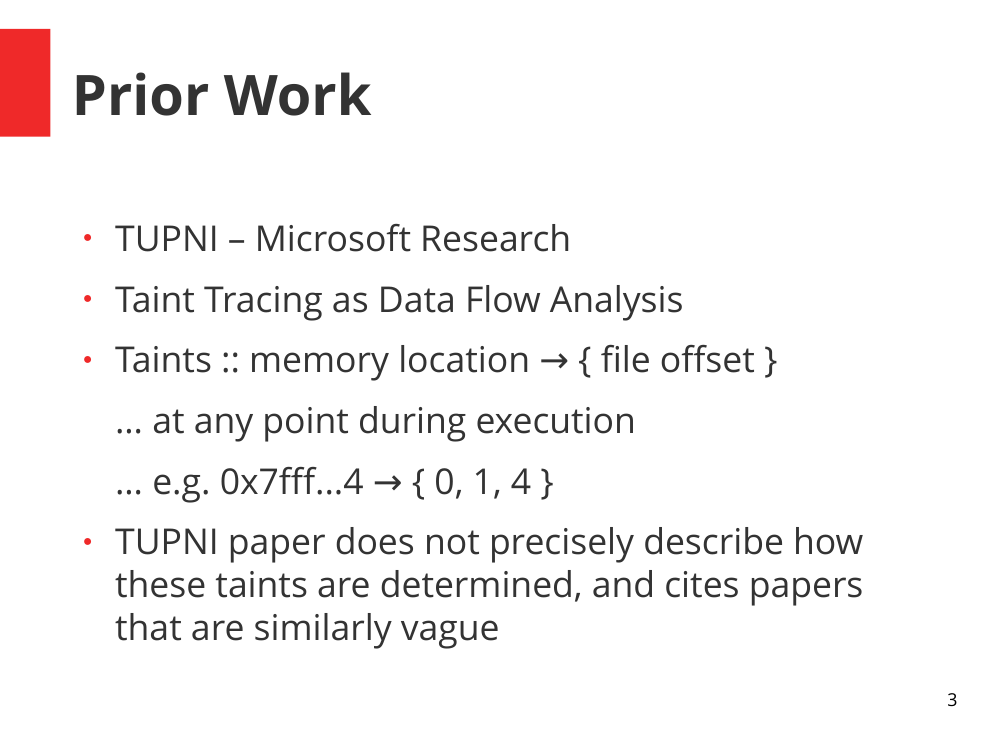
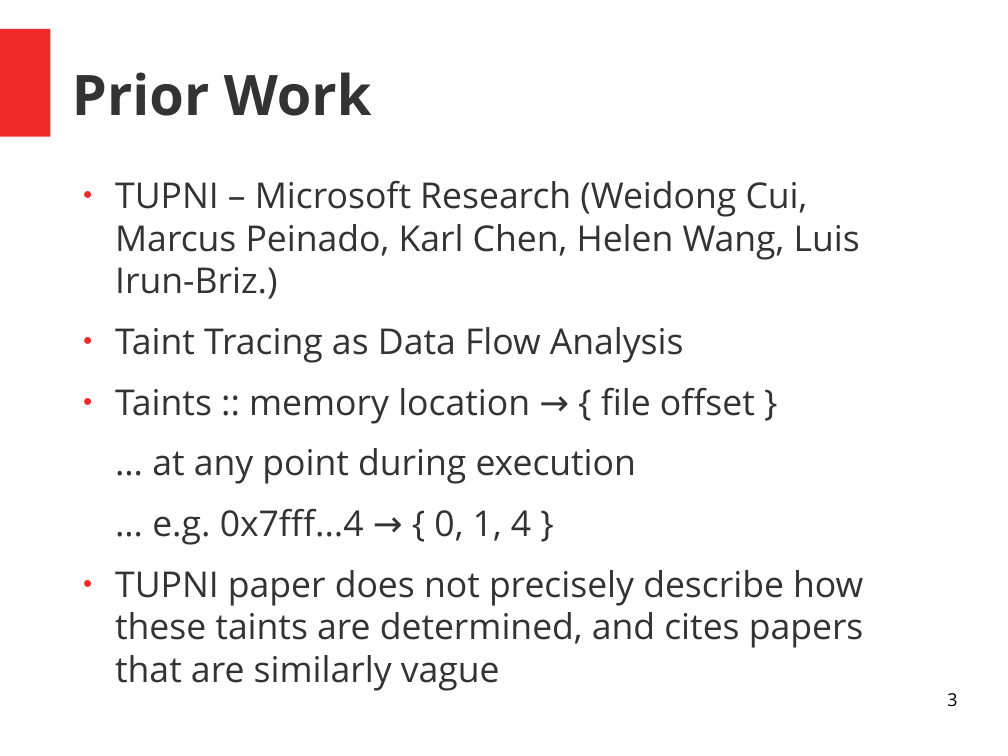
Before and after one commit to Pavlos1/GRTrace, a slide deck: slide 3 of papers/presentation.odp. Drawn at 1008x756 pixels with LibreOffice and Linux fonts; fonts in the diff are those of the drawing. Boxes give left, top, right and bottom in pixels: in the first picture for what was removed or moved away, otherwise in the second. Text is boxed around its words. In the diff, an @@ line names an element or a change of style, - is before the commit and + after.

Commit message:
Converted presentation to ANU template

```diff
--- a/papers/presentation.odp
+++ b/papers/presentation.odp
@@ text "TUPNI – Microsoft Research (Weidong ...": place and size @@
-text "TUPNI – Microsoft Research (Weidong ..." at (115, 224, 864, 649)
+text "TUPNI – Microsoft Research (Weidong ..." at (115, 181, 864, 691)
@@ text at (115, 181, 860, 299): text changed @@
-● TUPNI – Microsoft Research
+● TUPNI – Microsoft Research (Weidong Cui, Marcus Peinado, Karl Chen, Helen Wang, Luis Irun-Briz.)
```
Also in this commit, not shown: 2 other files.
